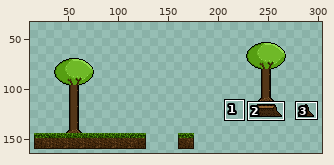
File history of a pixel-art file, Tilemap_for_gmtk.ase. The first picture is a wide view before the edit; the outline marks the close-up.
Close-up. Before the edit:
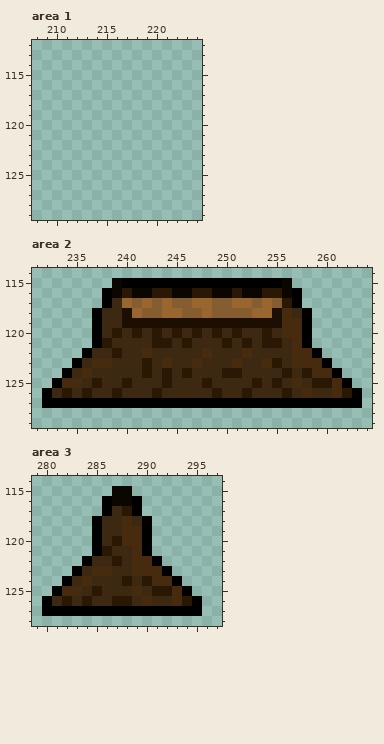
320x224 pixels, 1 frame. Colours within 5 levels of each other are drawn and written as one. Shown: area 1: x 208..224, y 112..129; area 2: x 231..264, y 114..129; area 3: x 279..297, y 114..128. The wide view leaves out empty margins. The commit also changed other parts of the picture, which this record leaves out.
The same view after the edit:
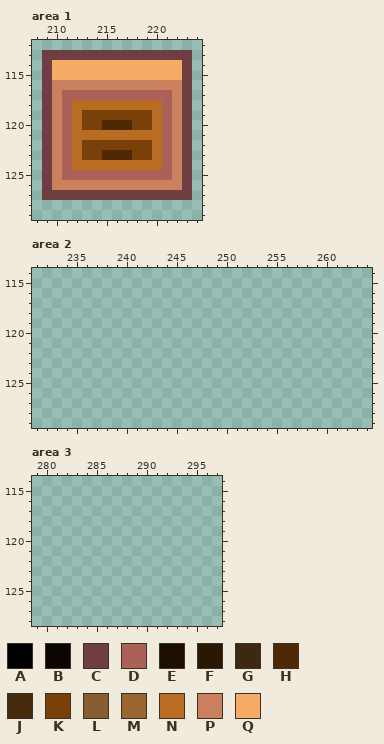
Palette (. is transparent): A #000000  B #0b0600  C #6f3e43  D #ab6158  E #1c0f02  F #2a1704  G #3d2811  H #4f2905  J #462b0e  K #794009  L #855d31  M #98662e  N #b96d22  P #cb815e  Q #f4ac66
The exact change:
--- area 1, layer "BackGround tile map"
@@ x 208..224 @@
 112 .................
-113 .................
-114 .................
-115 .................
-116 .................
-117 .................
-118 .................
-119 .................
-120 .................
-121 .................
-122 .................
-123 .................
-124 .................
-125 .................
-126 .................
-127 .................
+113 .CCCCCCCCCCCCCCC.
+114 .CQQQQQQQQQQQQQC.
+115 .CQQQQQQQQQQQQQC.
+116 .CPPPPPPPPPPPPPC.
+117 .CPDDDDDDDDDDDPC.
+118 .CPDNNNNNNNNNDPC.
+119 .CPDNKKKKKKKNDPC.
+120 .CPDNKKHHHKKNDPC.
+121 .CPDNNNNNNNNNDPC.
+122 .CPDNKKKKKKKNDPC.
+123 .CPDNKKHHHKKNDPC.
+124 .CPDNNNNNNNNNDPC.
+125 .CPDDDDDDDDDDDPC.
+126 .CPPPPPPPPPPPPPC.
+127 .CCCCCCCCCCCCCCC.
 128 .................
--- area 2, layer "BackGround tile map"
@@ x 231..264 @@
 114 ..................................
-115 ........BAAAAAAAAAAAAAAAAB........
-116 .......ABFBBFFBBFFBBFBBFFBA.......
-117 .......AGMLMLMLLMMLLMMLMLFA.......
-118 ......AGGEMLLMMLLMLLLLMMEJGA......
-119 ......AGGEEEEEEEEEEEEEEEEJJA......
-120 ......AGFGFGFGFGFGFGFGGFGJJA......
-121 ......AFGGGGFFGFGGGFGFGFFGJA......
-122 .....AGGFGGJGGGGGJGGGJGGGGJJA.....
-123 ....AGJJGGGFGJGGJGGGJGGJFGJJJA....
-124 ...AGJGGGGGFGFGFGGGFFGGGGFGFJJA...
-125 ..AJJGFGGFGGGFGGGFGGGGFGFGJGFFJA..
-126 .AGFGFGGFGGGFGGGGGFGGFGGGFGJGGJFA.
-127 .AAAAAAAAAAAAAAAAAAAAAAAAAAAAAAAA.
+115 ..................................
+116 ..................................
+117 ..................................
+118 ..................................
+119 ..................................
+120 ..................................
+121 ..................................
+122 ..................................
+123 ..................................
+124 ..................................
+125 ..................................
+126 ..................................
+127 ..................................
 128 ..................................
--- area 3, layer "BackGround tile map"
@@ x 279..297 @@
 114 ...................
-115 ........BB.........
-116 .......ABBA........
-117 .......AGFA........
-118 ......AGGJGA.......
-119 ......AGGJJA.......
-120 ......AGFJJA.......
-121 ......AFGGJA.......
-122 .....AGGFGJJA......
-123 ....AGJJGGJJJA.....
-124 ...AGJGGGFGFJJA....
-125 ..AJJGFGGGJGFFJA...
-126 .AGFGFGGFFGJGGJFA..
-127 .AAAAAAAAAAAAAAAA..
+115 ...................
+116 ...................
+117 ...................
+118 ...................
+119 ...................
+120 ...................
+121 ...................
+122 ...................
+123 ...................
+124 ...................
+125 ...................
+126 ...................
+127 ...................
 128 ...................
Pixel boxes of the changes (left, top, right, bottom) in both close-ups:
added: (42, 50, 192, 200)
erased: (42, 278, 362, 408)
erased: (42, 486, 202, 616)
